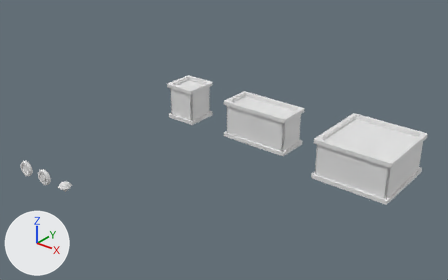
The glTF model public/Models.glb as it was, and as the next commit left it.
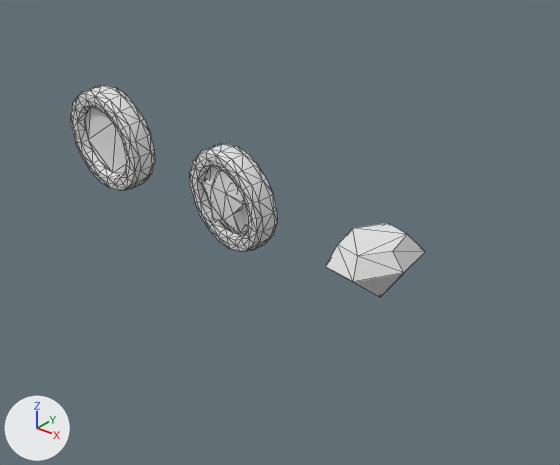
Each version is shown whole from a 50 mm camera at (21.73, -34.14, 14.19) aimed at (5.54, -13.9, 1.64), then close up on the part from 2% to 21% of the width and 53% to 77% of the height. Every picture has the same lights, and +X, +Y and +Z are marked at lower left. The close-ups show mesh edges as thin lines. Vertices at the same position are counted once.

The scene before the commit, as lines of its bpy script (objects in view):
```python
me_coin = bpy.data.meshes.new('Coin')
me_coin.from_pydata(...)  # 200 vertices, 396 faces; spans x -0.368..0.368, y -0.091..0.091, z 0.017..0.755
me_coin_star = bpy.data.meshes.new('Coin_Star')
me_coin_star.from_pydata(...)  # 230 vertices, 452 faces; spans x -0.368..0.368, y -0.101..0.101, z 0.017..0.755
me_diamond = bpy.data.meshes.new('Diamond')
me_diamond.from_pydata(...)  # 13 vertices, 22 faces; spans x -0.315..0.315, y -0.282..0.282, z 0.169..0.6
ob_coin = bpy.data.objects.new('Coin', me_coin)
ob_coin.location = (-1.332, -20.0, 0.0)
ob_coin_star = bpy.data.objects.new('Coin_Star', me_coin_star)
ob_coin_star.location = (0.0, -20.0, 0.0)
ob_diamond = bpy.data.objects.new('Diamond', me_diamond)
ob_diamond.location = (1.49, -20.0, 0.0)
```
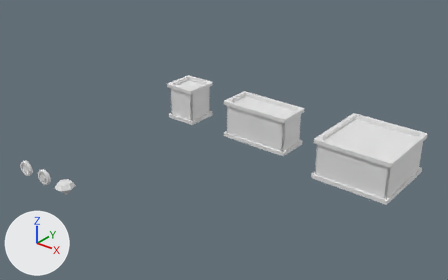
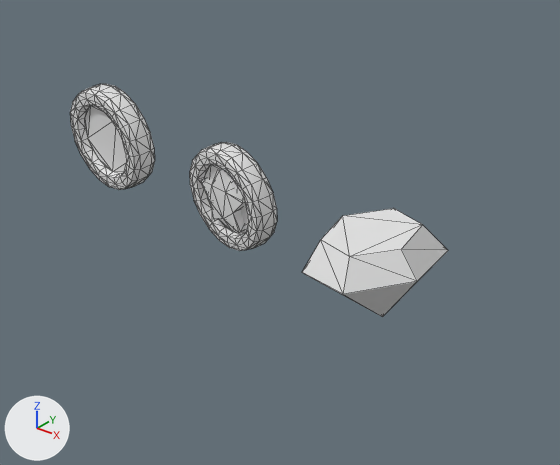
Boxes (x1, y1, x2, y2) around the edits, measured in the close-ups (560 x 465 px):
'Diamond', reshaped, moved (46% wider, 47% taller)
    before: (325, 223, 425, 297)
    after: (302, 208, 448, 317)
'Coin_Star', moved
    before: (190, 143, 277, 252)
    after: (190, 142, 277, 251)
'Coin', moved
    before: (71, 85, 155, 191)
    after: (70, 84, 155, 190)

The change in detail:
me_coin has 200 vertices, 396 faces and spans x -0.368..0.368, y -0.091..0.091, z 0.017..0.755.
me_coin is used by ob_coin; location (-1.332, -20.0, 0.0).
me_coin part 1: the whole mesh is moved by (0.0, 0.0, -0.39).
me_coin_star has 230 vertices, 452 faces and spans x -0.368..0.368, y -0.101..0.101, z 0.017..0.755.
me_coin_star is used by ob_coin_star; location (0.0, -20.0, 0.0).
me_coin_star part 2: the whole mesh is moved by (0.0, 0.0, -0.39).
me_diamond has 13 vertices, 22 faces and spans x -0.315..0.315, y -0.282..0.282, z 0.169..0.6.
me_diamond is used by ob_diamond; location (1.49, -20.0, 0.0).
Part 3, on me_diamond:
Vertex 0 of me_diamond moves from (0.174, 0.263, 0.453) at pixel (425, 251) to (0.255, 0.384, 0.039) at pixel (448, 250).
Vertex 1 of me_diamond moves from (0.121, 0.182, 0.6) at pixel (407, 234) to (0.177, 0.267, 0.255) at pixel (422, 224).
Vertex 2 of me_diamond moves from (0.315, -0.02, 0.476) at pixel (403, 272) to (0.46, -0.029, 0.073) at pixel (417, 281).
Vertex 3 of me_diamond moves from (0.219, -0.014, 0.6) at pixel (392, 251) to (0.32, -0.02, 0.255) at pixel (401, 249).
Vertex 4 of me_diamond moves from (0.14, -0.282, 0.467) at pixel (353, 281) to (0.205, -0.413, 0.061) at pixel (343, 294).
Vertex 5 of me_diamond moves from (0.097, -0.196, 0.6) at pixel (357, 256) to (0.143, -0.287, 0.255) at pixel (349, 256).
Vertex 6 of me_diamond moves from (-0.174, -0.263, 0.453) at pixel (325, 266) to (-0.255, -0.384, 0.039) at pixel (301, 272).
Vertex 7 of me_diamond moves from (-0.121, -0.182, 0.6) at pixel (337, 244) to (-0.177, -0.267, 0.255) at pixel (320, 239).
Vertex 8 of me_diamond moves from (-0.315, 0.02, 0.467) to (-0.46, 0.029, 0.061).
Vertex 9 of me_diamond moves from (-0.219, 0.014, 0.6) at pixel (352, 228) to (-0.32, 0.02, 0.255) at pixel (342, 215).
Vertex 10 of me_diamond moves from (-0.14, 0.282, 0.467) to (-0.205, 0.413, 0.061).
Vertex 11 of me_diamond moves from (-0.097, 0.196, 0.6) at pixel (387, 223) to (-0.143, 0.287, 0.255) at pixel (393, 208).
Vertex 12 of me_diamond moves from (0.0, 0.0, 0.169) at pixel (380, 297) to (0.0, 0.0, -0.376) at pixel (382, 316).
Object 'Coin' (ob_coin) moves from (-1.332, -20.0, 0.0) to (-1.332, -20.0, 0.399).
Object 'Coin_Star' (ob_coin_star) moves from (0.0, -20.0, 0.0) to (0.0, -20.0, 0.399).
Object 'Diamond' (ob_diamond) moves from (1.49, -20.0, 0.0) to (1.49, -20.0, 0.399).
